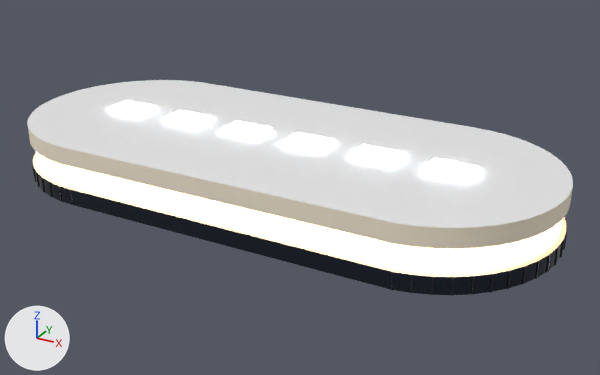
Renders of the FBX model assets/riyadh/SM_KingdomMall.fbx from each side of a commit.
Camera for both pictures: a 50 mm camera at (131.4, -222.9, 115.3) aimed at (8.3, 0.9, 3.3). The lights are fixed; the arrows at lower left show +X, +Y and +Z. The picture after the commit comes second.

Names of what the first picture shows: 'SM_KingdomMall'.
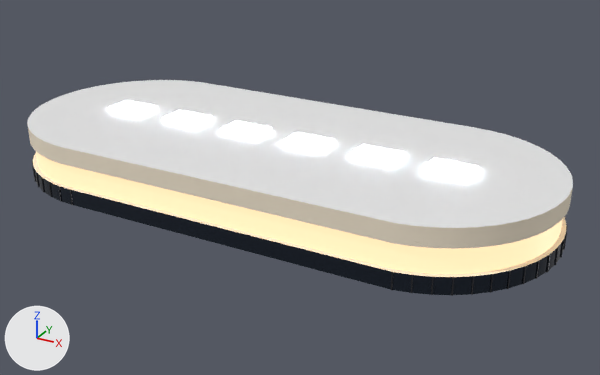
What changed in the scene script:
```text
Change mat_m_win_litwarm:
    mat_m_win_litwarm.base_color: (0.9, 0.7, 0.45) -> (0.25, 0.18, 0.12)  # beige #f3dab3 -> brown #897661
    mat_m_win_litwarm.emission_strength: 3.0 -> 1.1
```

Boxes (x1, y1, x2, y2) around the edits, measured in the pictures (600 x 375 px):
'SM_KingdomMall', recoloured, surface changed: (32, 148, 567, 281) in both
